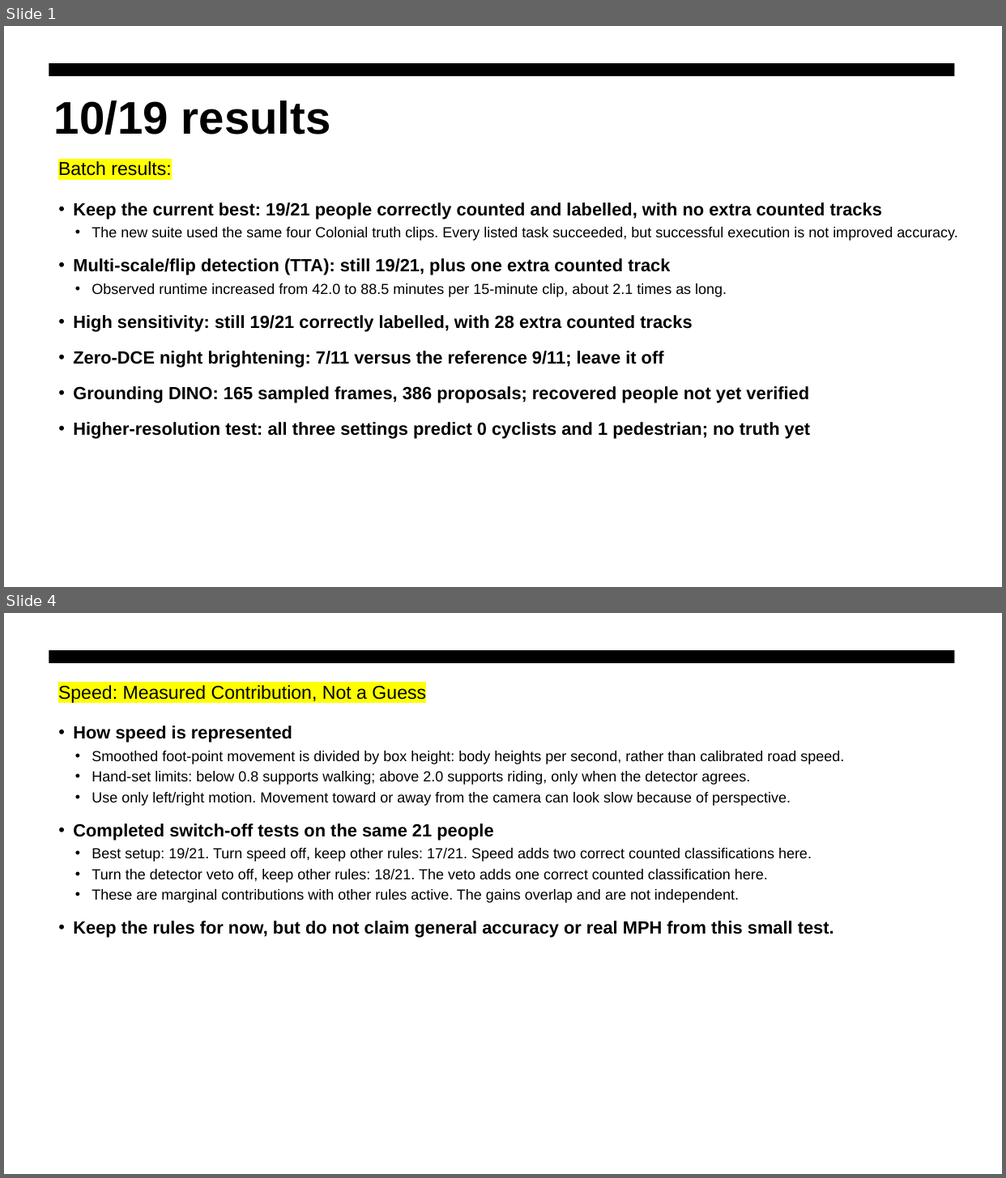
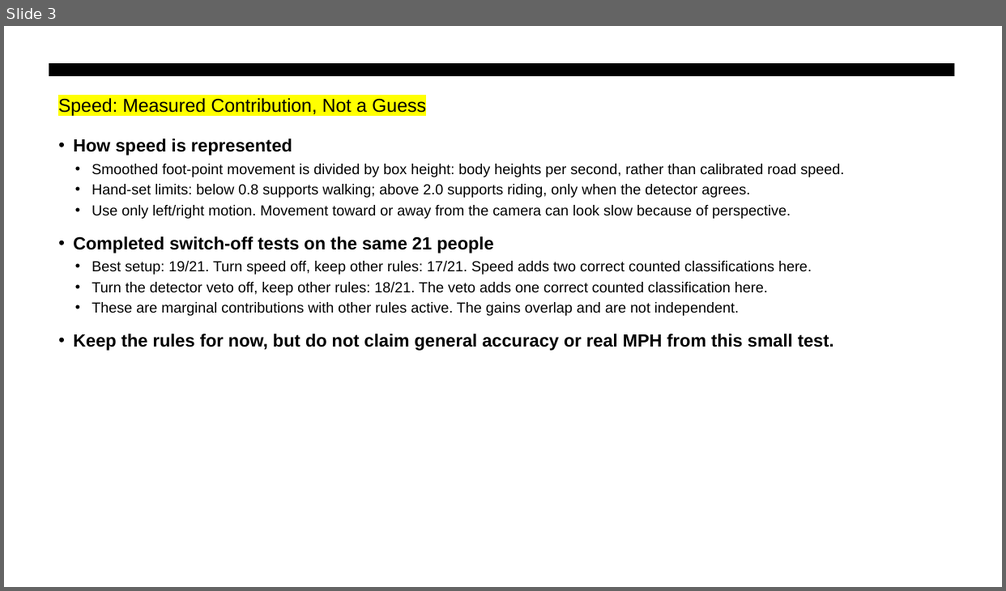
Before and after one commit to RithikaMathew/objectDetect, a slide deck: reports/presentations/bike_weekly_meeting_10_19_results.pptx. Shown one above the other, each under a label of ours: slides 1 and 4 before the commit, slide 3 after it; the slides between them are not shown. The pictures are 1006x1178 and 1006x591 pixels, drawn with LibreOffice and Linux fonts; fonts in the diff are those of the drawing. Boxes give left, top, right and bottom in pixels: in the first picture for what was removed or moved away, otherwise in the second. Text is boxed around its words. In the diff, an @@ line names an element or a change of style, - is before the commit and + after.

```diff
--- a/reports/presentations/bike_weekly_meeting_10_19_results.pptx
+++ b/reports/presentations/bike_weekly_meeting_10_19_results.pptx
@@ slide 1 removed at (4,26,1002,587), background #FFFFFF; not listed: 1 template element that a slide beside it also shows @@
@@ text removed at (54,101,331,135) @@
-10/19 results
@@ text removed at (58,161,171,176) @@
-Batch results:
@@ text removed at (73,203,958,439) @@
-• Keep the current best: 19/21 people correctly counted and labelled, with no extra counted tracks
-• The new suite used the same four Colonial truth clips. Every listed task succeeded, but successful execution is not improved accuracy.
-• Multi-scale/flip detection (TTA): still 19/21, plus one extra counted track
-• Observed runtime increased from 42.0 to 88.5 minutes per 15-minute clip, about 2.1 times as long.
-• High sensitivity: still 19/21 correctly labelled, with 28 extra counted tracks
-• Zero-DCE night brightening: 7/11 versus the reference 9/11; leave it off
-• Grounding DINO: 165 sampled frames, 386 proposals; recovered people not yet verified
-• Higher-resolution test: all three settings predict 0 cyclists and 1 pedestrian; no truth yet
@@ what was slide 4 is now slide 3 @@
```
Also in this commit, not shown: 1 slide changed, 6 slides added, 9 other slides removed, 45 other files.
